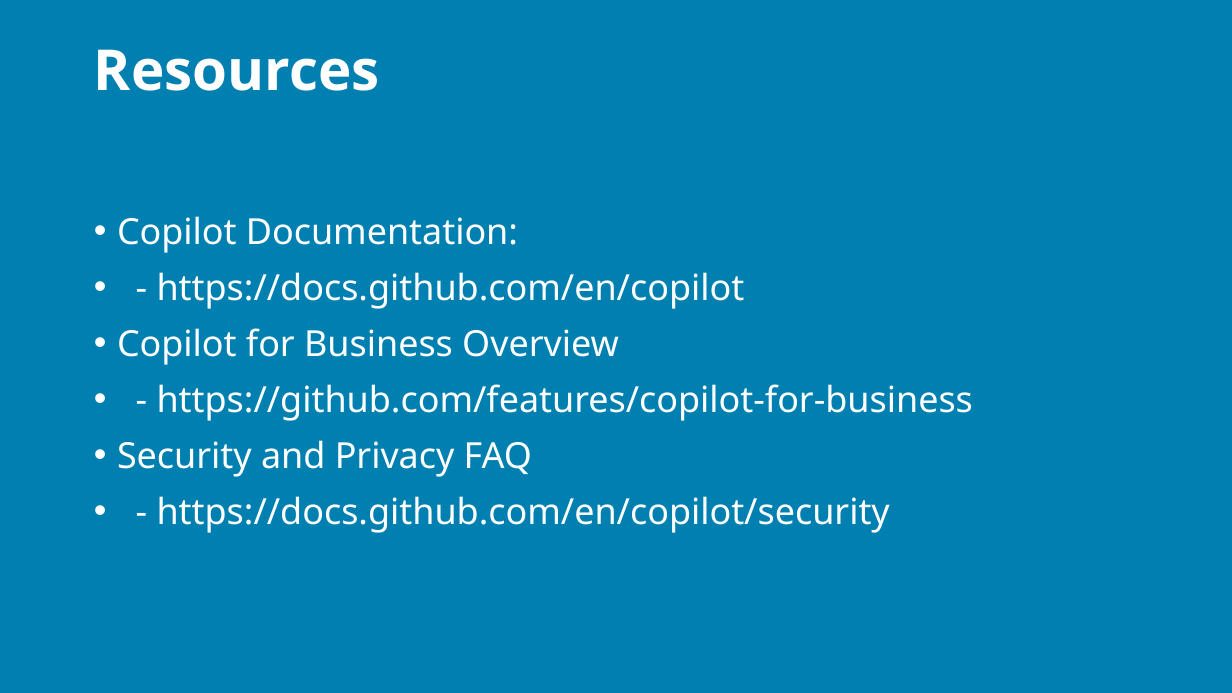
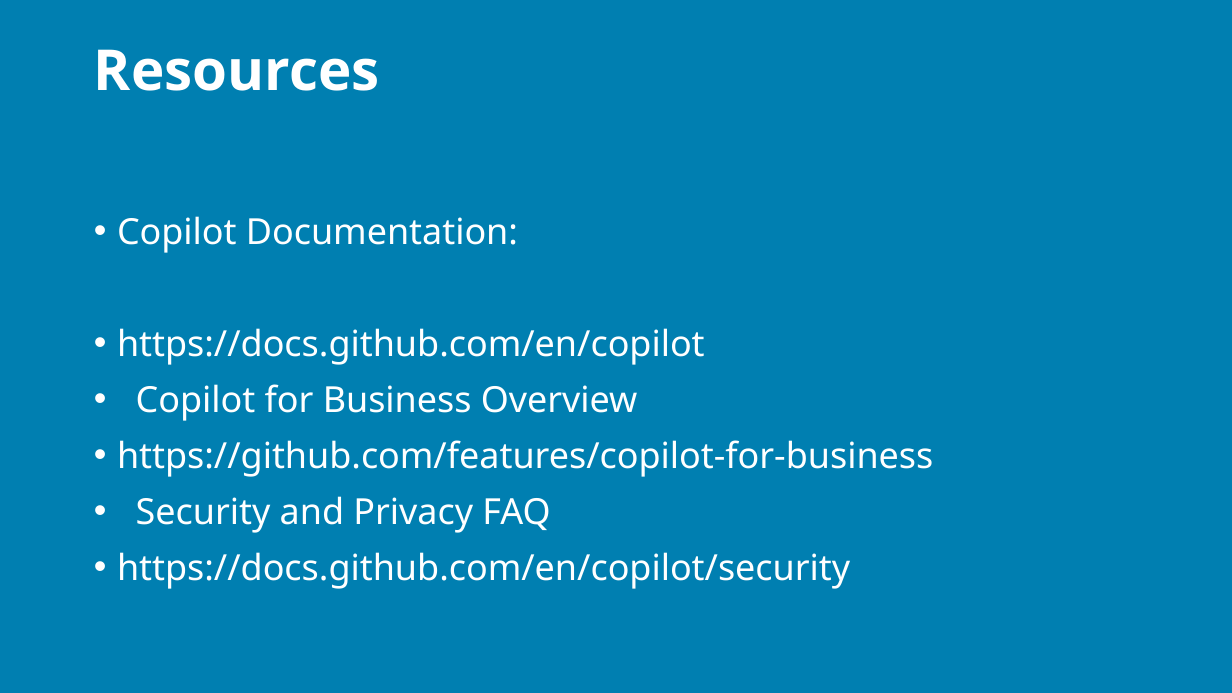
Before and after one commit to j0hnnymiller/AI-Assisted-Software-Development, a slide deck: slide 44 of Slides/output/aiasd-311-tuesday-draft.pptx (slide 47 before the commit). Drawn at 1232x693 pixels with LibreOffice and Linux fonts; fonts in the diff are those of the drawing; background and template pictures are left out. Boxes give left, top, right and bottom in pixels: in the first picture for what was removed or moved away, otherwise in the second. Text is boxed around its words. In the diff, an @@ line names an element or a change of style, - is before the commit and + after.

```diff
--- a/Slides/output/aiasd-311-tuesday-draft.pptx
+++ b/Slides/output/aiasd-311-tuesday-draft.pptx
@@ text at bbox=[117, 328, 705, 365]: text changed @@
-• - https://docs.github.com/en/copilot
+• https://docs.github.com/en/copilot
@@ text at bbox=[117, 440, 933, 477]: text changed @@
-• - https://github.com/features/copilot-for-business
+• https://github.com/features/copilot-for-business
@@ text at bbox=[117, 552, 850, 589]: text changed @@
-• - https://docs.github.com/en/copilot/security
+• https://docs.github.com/en/copilot/security
```
Also in this commit, not shown: 61 other slides changed, 8 slides added, 54 slides removed, 9 other files.
